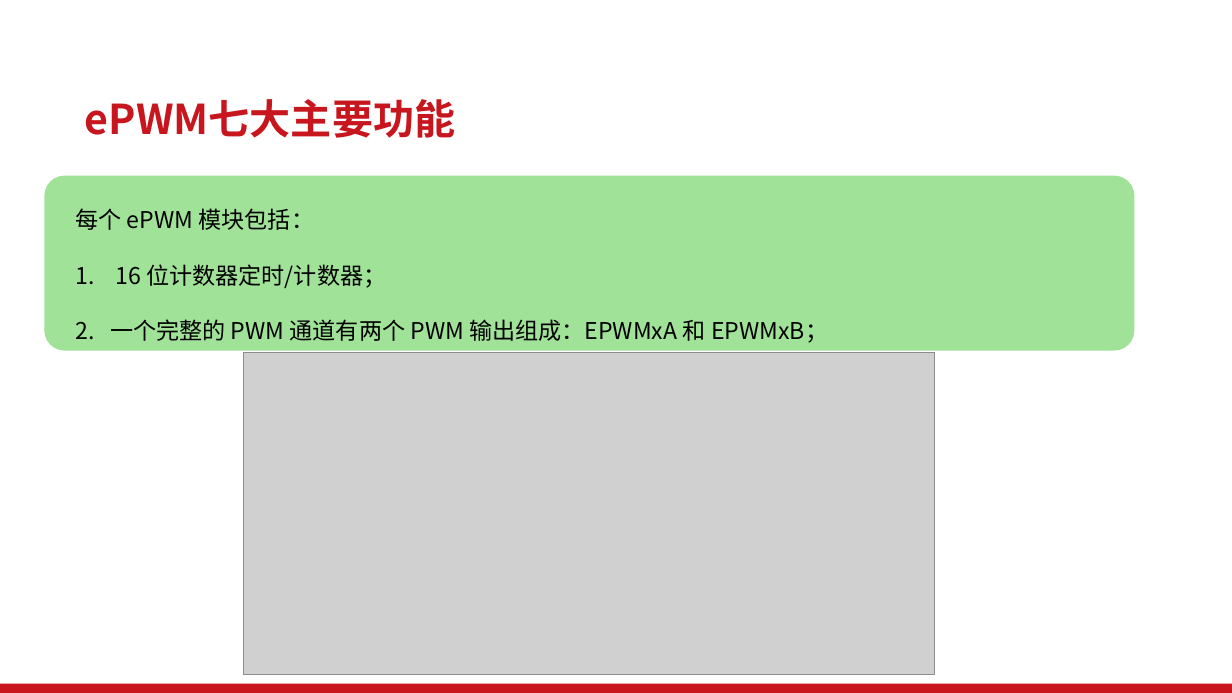
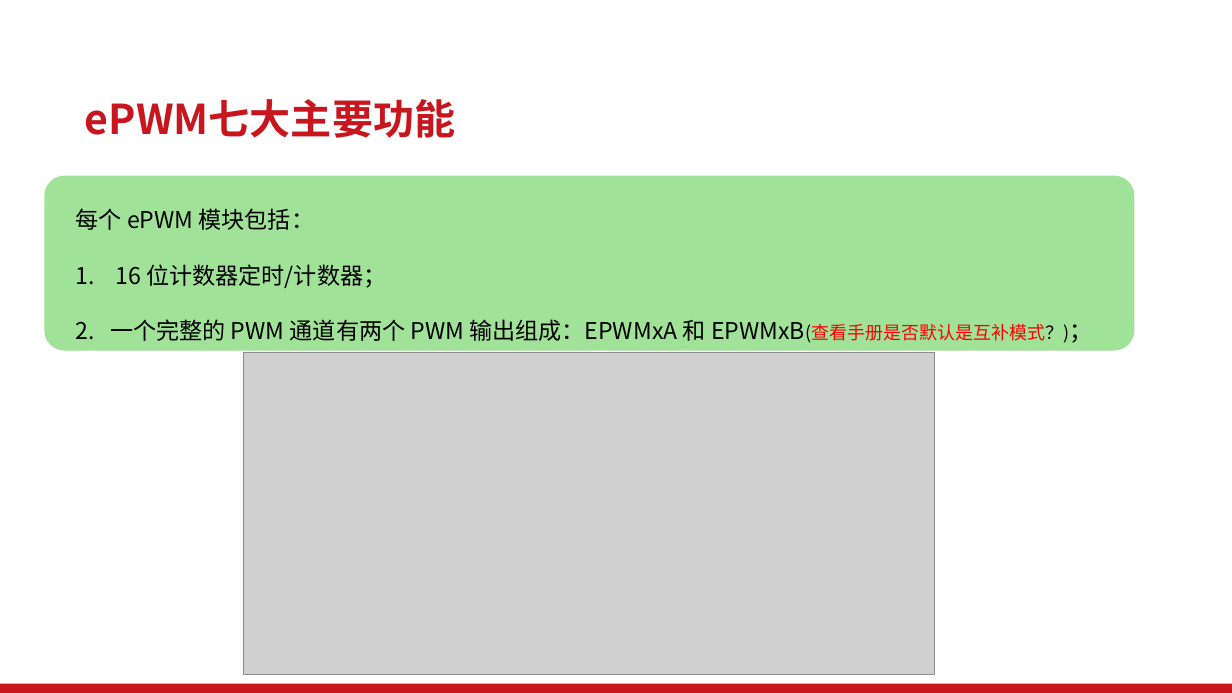
Before and after one commit to kangzhiheng/TMS320C6748, a slide deck: slide 4 of DSP实验课_实验三.pptx. Drawn at 1232x693 pixels with LibreOffice and Linux fonts; fonts in the diff are those of the drawing; grey boxes stand for pictures; background and template pictures are left out. Boxes give left, top, right and bottom in pixels: in the first picture for what was removed or moved away, otherwise in the second. Text is boxed around its words. In the diff, an @@ line names an element or a change of style, - is before the commit and + after.

```diff
--- a/DSP实验课_实验三.pptx
+++ b/DSP实验课_实验三.pptx
@@ text at (x1=110, y1=319, x2=1069, y2=343): text changed @@
-2. 一个完整的 PWM 通道有两个 PWM 输出组成：EPWMxA 和 EPWMxB；
+2. 一个完整的 PWM 通道有两个 PWM 输出组成：EPWMxA 和 EPWMxB(查看手册是否默认是互补模式？)；
```
Also in this commit, not shown: 3 other slides changed, 1 other file.
